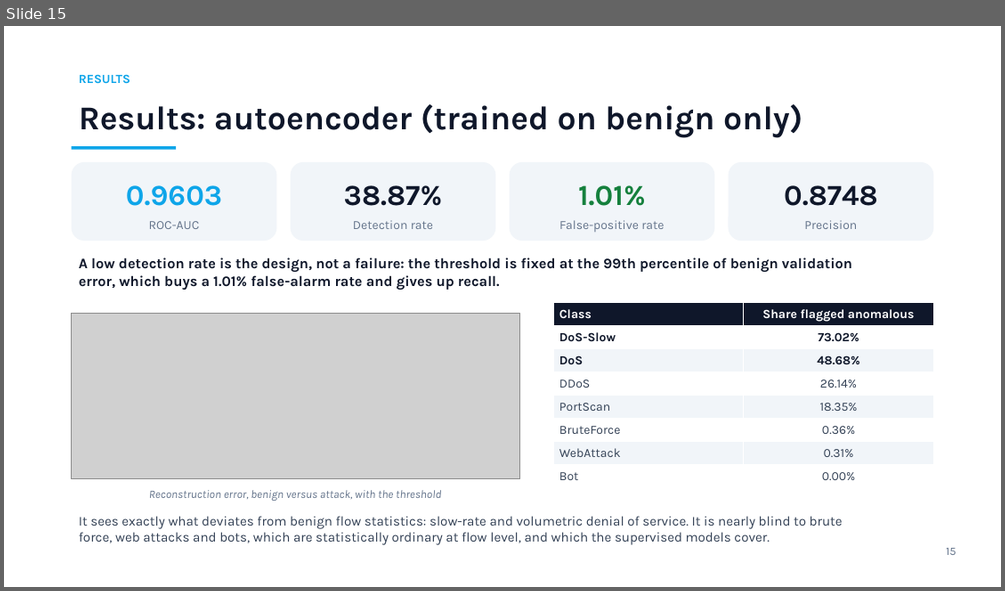
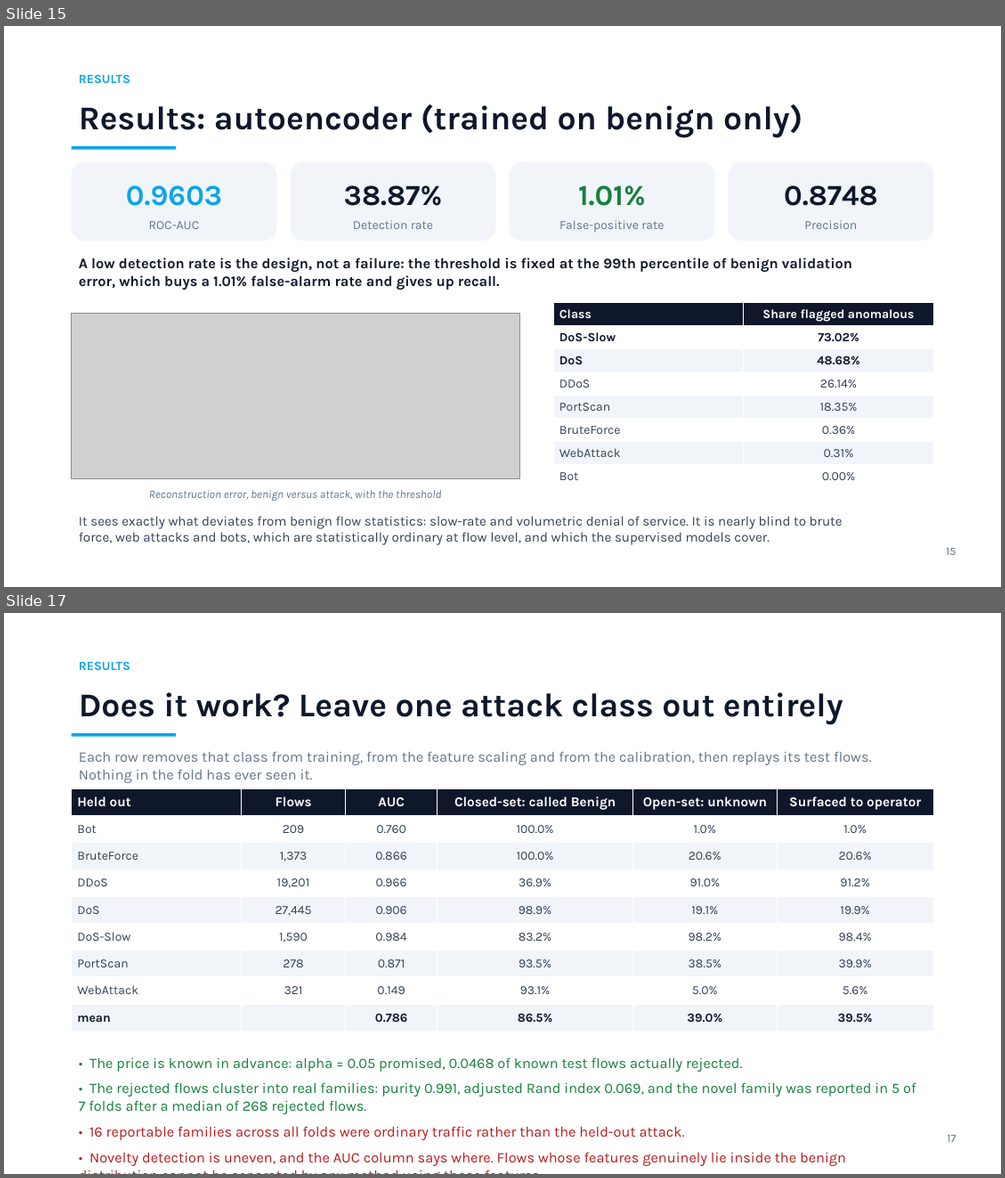
Before and after one commit to nik123-py/ai-based-network-intrusion-detection-system, a slide deck: presentation/Netra.pptx. Shown one above the other, each under a label of ours: slide 15 before the commit, slides 15 and 17 after it; the slides between them are not shown. The pictures are 1005x591 and 1005x1178 pixels, drawn with LibreOffice and Linux fonts; fonts in the diff are those of the drawing; grey boxes stand for pictures. Boxes give left, top, right and bottom in pixels: in the first picture for what was removed or moved away, otherwise in the second. Text is boxed around its words. In the diff, an @@ line names an element or a change of style, - is before the commit and + after.

Commit message:
Add open-set recognition, unknown-family discovery and course deliverables
The classifiers were closed-set: predict_proba is a distribution over the eight
trained classes, so a novel attack is forced into one of them. Measured over
leave-one-class-out folds, the closed-set baseline reports the majority of an
unseen attack as Benign in 6 of 7 cases and raises no alert at all.

Detection layer:
- src/models/openset.py: conformal open-set test over class-conditional
  k-nearest-neighbour distances. alpha is a false-alarm budget fixed in advance,
  not a tuned threshold; measured 0.0468 against a promised 0.05. The
  class-conditional Gaussian score is kept as a measured ablation because it
  rejects only 0.22% of a foreign network, CIC benign traffic being multi-modal.
- src/detection/discovery.py: online leader clustering of rejected flows by the
  direction in which they deviate from normal, with stable NETRA-Uxxx ids,
  readable fingerprints, persistence and analyst promotion.
- Engine, REST API, CLI and desktop app integration. Nothing now emits the old
  unlabelled "Anomaly (unknown)" alert.

Response fix: _raise inferred the firewall action at the point of use and mapped
every non-high severity to a quarantine, so an autoencoder alert at confidence
0.08 rate-limited a host. The policy is now one table and low severity acts.

Results (reports/OPENSET.md): novel family reported in 5 of 7 folds at mean
purity 0.991; on UNSW-NB15 95.09% of traffic is reported unrecognised against
4.68% in domain. Families track individual attack tools, finer than the labels.

Deliverables: docs/concepts.tex viva primer, presentation/Netra_Pitch.pptx, and
docs/Netra_Case_Study_Report.docx built to the department template with 18
figures. Tests 58 -> 96.

```diff
--- a/presentation/Netra.pptx
+++ b/presentation/Netra.pptx
@@ slide 17 added at [4,613,1001,1174], background #FFFFFF @@
@@ text added at [79,661,130,671], 12 pt, text #0EA5E9, bold @@
+RESULTS
@@ text added at [79,692,843,725], 32 pt, text #0F172A, bold @@
+Does it work? Leave one attack class out entirely
@@ rectangle added at [72,733,176,737], fill #0EA5E9 @@
@@ text added at [79,752,871,783], 14 pt, text #64748B @@
+Each row removes that class from training, from the feature scaling and from the calibration, then replays its test flows. Nothing in the fold has ever seen it.
@@ table added at [72,788,933,1031], 9 rows, 6 columns @@
+Held out | Flows | AUC | Closed-set: called Benign | Open-set: unknown | Surfaced to operator
+Bot | 209 | 0.760 | 100.0% | 1.0% | 1.0%
+BruteForce | 1,373 | 0.866 | 100.0% | 20.6% | 20.6%
+DDoS | 19,201 | 0.966 | 36.9% | 91.0% | 91.2%
+DoS | 27,445 | 0.906 | 98.9% | 19.1% | 19.9%
+DoS-Slow | 1,590 | 0.984 | 83.2% | 98.2% | 98.4%
+PortScan | 278 | 0.871 | 93.5% | 38.5% | 39.9%
+WebAttack | 321 | 0.149 | 93.1% | 5.0% | 5.6%
+mean |  | 0.786 | 86.5% | 39.0% | 39.5%
@@ text added at [79,1057,916,1166], 14 pt, text #B91C1C @@
+• The price is known in advance: alpha = 0.05 promised, 0.0468 of known test flows actually rejected.
+• The rejected flows cluster into real families: purity 0.991, adjusted Rand index 0.069, and the novel family was reported in 5 of 7 folds after a median of 268 rejected flows.
+• 16 reportable families across all folds were ordinary traffic rather than the held-out attack.
+• Novelty detection is uneven, and the AUC column says where. Flows whose features genuinely lie inside the benign distribution cannot be separated by any method using those features.
@@ text added at [947,1135,955,1142], 11 pt, text #64748B @@
+17
```
Also in this commit, not shown: 11 slides changed, 1 other slide added, 49 other files.
